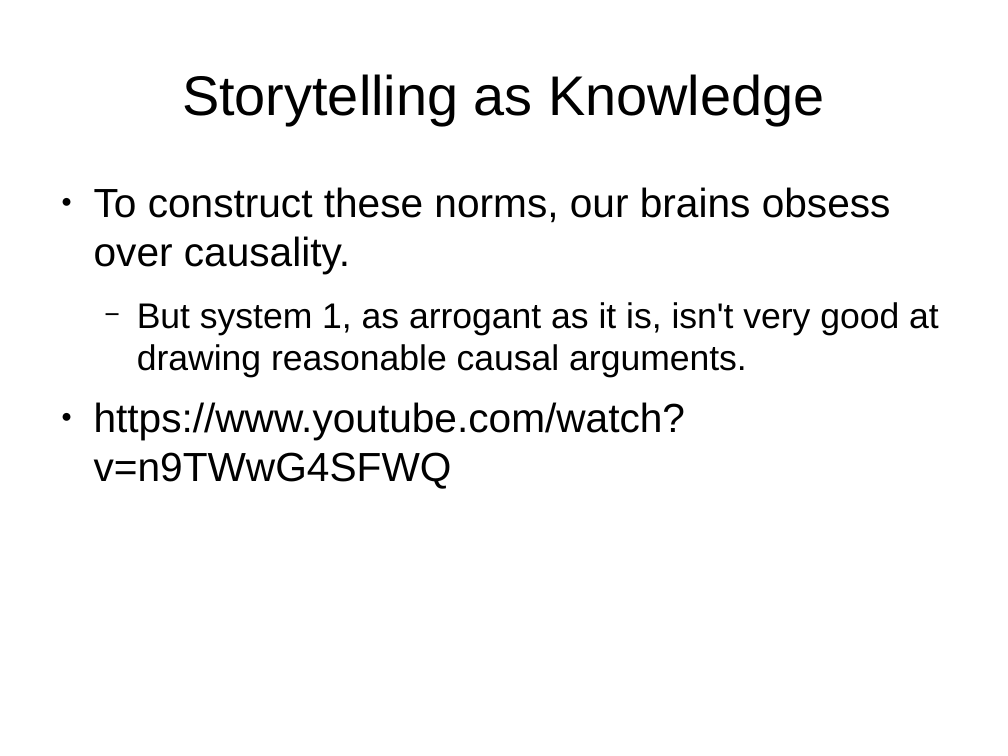
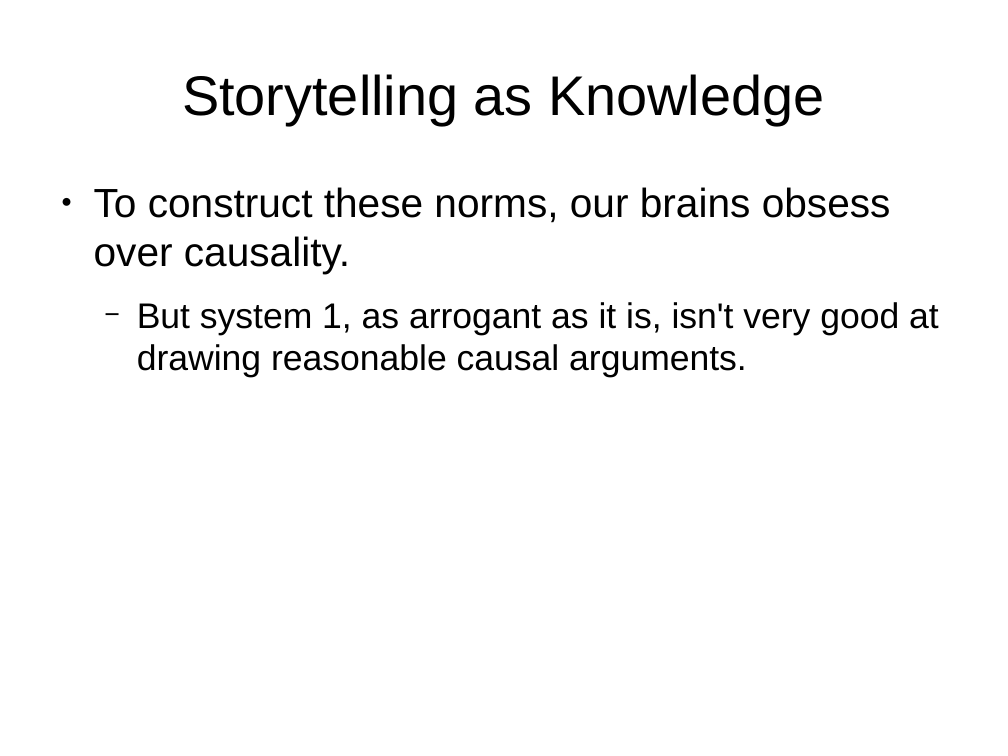
Before and after one commit to DanRunfola/COLL_100, a slide deck: slide 4 of lectures/StoryTelling_as_knowledge.odp (slide 6 before the commit). Drawn at 1008x756 pixels with LibreOffice and Linux fonts; fonts in the diff are those of the drawing. Boxes give left, top, right and bottom in pixels: in the first picture for what was removed or moved away, otherwise in the second. Text is boxed around its words. In the diff, an @@ line names an element or a change of style, - is before the commit and + after.

```diff
--- a/lectures/StoryTelling_as_knowledge.odp
+++ b/lectures/StoryTelling_as_knowledge.odp
@@ text at [94,402,685,489]: paragraph removed @@
-● https://www.youtube.com/watch?v=n9TWwG4SFWQ
```
Also in this commit, not shown: 3 other slides changed, 6 slides added, 3 other files.
